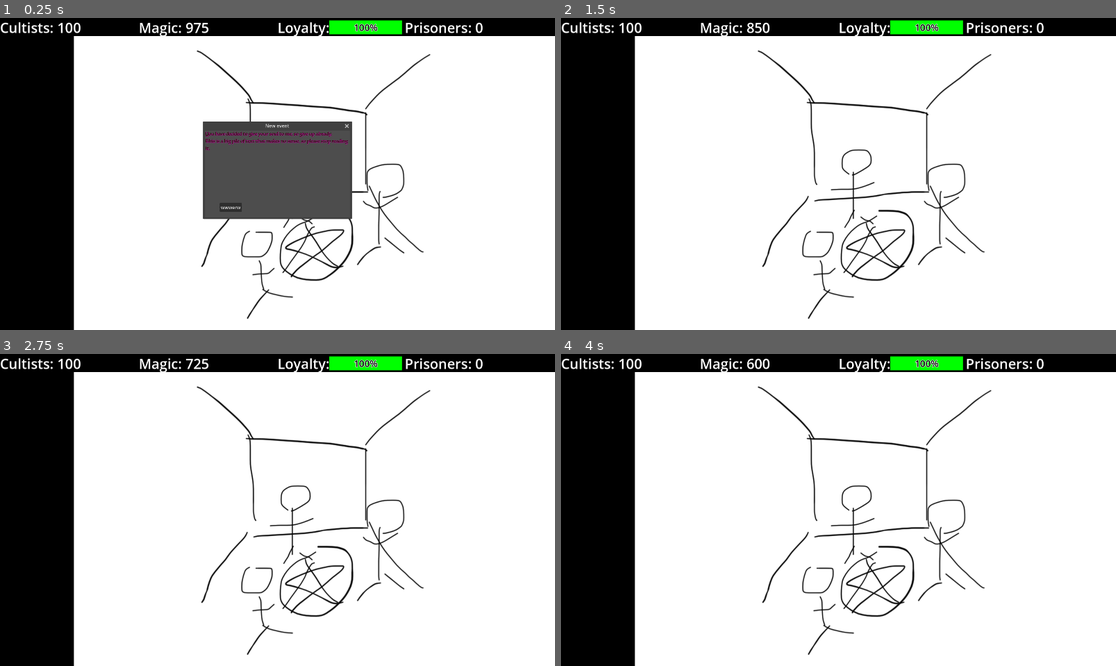
Above: before the commit, frames 1-4 (two rows, left to right).
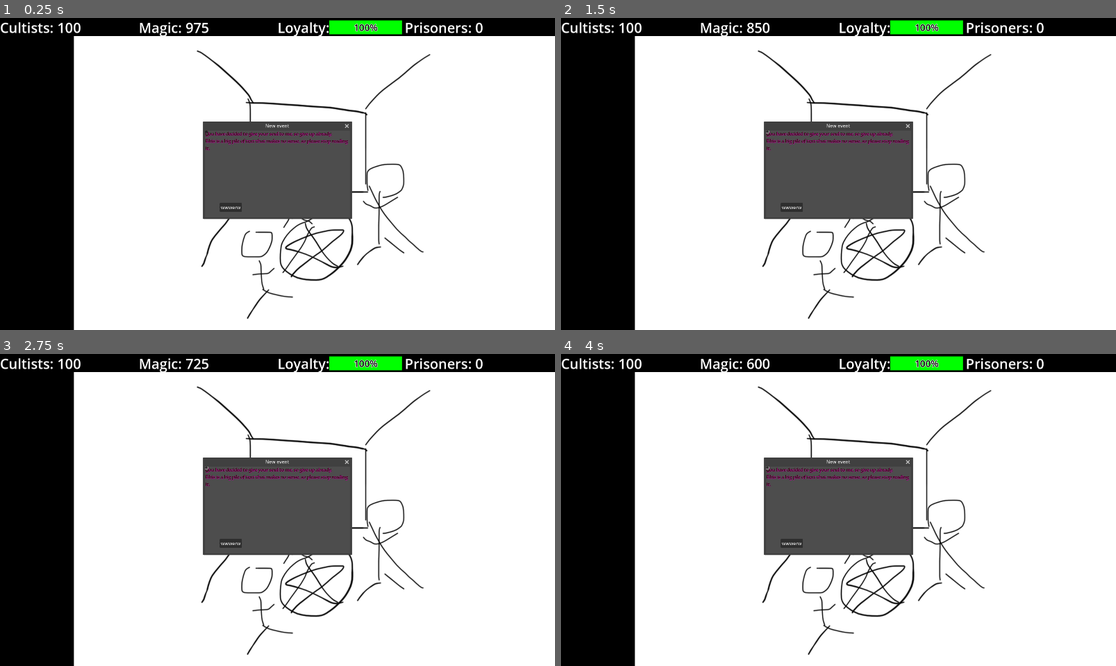
Above: after the commit, the same moments.

Repository: ShroomySquid/Ludum_Dare
Game: Godot game, scene res://node_2d.tscn
Two runs of this game, one before a commit and one after it. Both use one fixed random seed, a clock stepped at 60 frames per second and the inputs below.
Inputs (mouse positions are in pixels of both pictures, inside the frame that each line leads up to):
- Up to frame 1 (0.25 s): no input
- Up to frame 2 (1.5 s): click "wwwerw" at 0.5 s; click (766, 130) at 1.27 s
- Up to frame 3 (2.75 s): click (205, 466) at 2.02 s
- Up to frame 4 (4 s): click (794, 544) at 2.75 s, where only the run after the commit has a clickable "wwwerw"; click (766, 466) at 3.52 s

The runs differ from the first frame. In frame 1, less than 0.1% of the frame differs, in the area x 36-38%, y 36-37%; in frame 2, 8.4%, in the area x 36-64%, y 33-65%; in frame 3, 8.4%; in frame 4, 8.4%.

Commit message:
prep to merge

Diff:
--- a/ui_prototype/event_window.gd
+++ b/ui_prototype/event_popup/event_button1.gd
@@ -1,19 +1,20 @@
-extends Window
-signal alex
+extends Button
+signal b1_pressed
+
+
+
+
 
 # Called when the node enters the scene tree for the first time.
 func _ready():
-	#self.hide()
 	pass # Replace with function body.
+
+
+#func _on_Button_pressed():
+	#print("hello")
+	#pass
 
 
 # Called every frame. 'delta' is the elapsed time since the previous frame.
 func _process(delta):
 	pass
-
-
-func _on_event_first_button_pressed():
-	print("test")
-	self.hide()
-	alex.emit()
-	pass # Replace with function body.
--- a/ui_prototype/even_first_button.gd
+++ b/ui_prototype/event_popup/event_button2.gd
@@ -1,20 +1,11 @@
 extends Button
-signal william
-
-
-
-
+signal b2_pressed
 
 # Called when the node enters the scene tree for the first time.
 func _ready():
 	pass # Replace with function body.
 
 
-#func _on_Button_pressed():
-	#print("hello")
-	#pass
-
-
 # Called every frame. 'delta' is the elapsed time since the previous frame.
 func _process(delta):
 	pass
--- /dev/null
+++ b/ui_prototype/event_popup/event_window1.gd
@@ -0,0 +1,24 @@
+extends Window
+signal event_window_done
+
+# Called when the node enters the scene tree for the first time.
+func _ready():
+	#self.hide()
+	pass # Replace with function body.
+
+
+# Called every frame. 'delta' is the elapsed time since the previous frame.
+func _process(delta):
+	pass
+
+
+
+
+
+func _on_event_button_2_b_2_pressed():
+
+	pass # Replace with function body.
+
+
+func _on_event_button_1_b_1_pressed():
+	pass # Replace with function body.
--- a/ui_prototype/event_window.tscn
+++ b/ui_prototype/event_popup/event_window1.tscn
@@ -1,14 +1,15 @@
-[gd_scene load_steps=6 format=3 uid="uid://dtyp8htqy4fd2"]
+[gd_scene load_steps=7 format=3 uid="uid://dtyp8htqy4fd2"]
 
-[ext_resource type="Script" path="res://even_first_button.gd" id="1_5mu0g"]
-[ext_resource type="Script" path="res://event_window.gd" id="1_mxji7"]
+[ext_resource type="Script" path="res://event_popup/event_button1.gd" id="1_5mu0g"]
+[ext_resource type="Script" path="res://event_popup/event_window1.gd" id="1_mxji7"]
 [ext_resource type="FontFile" uid="uid://c84yhbqspx8e3" path="res://font/Luminari-Regular.ttf" id="2_xx7rv"]
+[ext_resource type="Script" path="res://event_popup/event_button2.gd" id="4_bigwu"]
 
 [sub_resource type="Theme" id="Theme_hsa87"]
 
 [sub_resource type="Theme" id="Theme_lswx8"]
 
-[node name="event_window" type="Window"]
+[node name="event_window1" type="Window"]
 title = "New event"
 initial_position = 1
 size = Vector2i(500, 300)
@@ -28,7 +29,7 @@
 it."
 justification_flags = 0
 
-[node name="event_first_button" type="Button" parent="."]
+[node name="event_button1" type="Button" parent="."]
 offset_left = 50.0
 offset_top = 250.0
 offset_right = 127.0
@@ -36,5 +37,14 @@
 text = "wwwerw"
 script = ExtResource("1_5mu0g")
 
-[connection signal="pressed" from="event_first_button" to="." method="_on_event_first_button_pressed"]
-[connection signal="pressed" from="event_first_button" to="event_first_button" method="_on_pressed"]
+[node name="event_button2" type="Button" parent="."]
+offset_right = 8.0
+offset_bottom = 8.0
+script = ExtResource("4_bigwu")
+
+[node name="event_button3" type="Button" parent="."]
+offset_right = 8.0
+offset_bottom = 8.0
+
+[connection signal="pressed" from="event_button1" to="." method="_on_event_first_button_pressed"]
+[connection signal="pressed" from="event_button1" to="event_button1" method="_on_pressed"]
--- a/ui_prototype/node_2d.tscn
+++ b/ui_prototype/node_2d.tscn
@@ -3,7 +3,7 @@
 [ext_resource type="Texture2D" uid="uid://b41stcd6g33mi" path="res://background.png" id="1_paqku"]
 [ext_resource type="PackedScene" uid="uid://dqh3trwm4smod" path="res://ui.tscn" id="2_iytib"]
 [ext_resource type="PackedScene" uid="uid://ci01t38757bvr" path="res://view.tscn" id="3_gmkf1"]
-[ext_resource type="PackedScene" uid="uid://dtyp8htqy4fd2" path="res://event_window.tscn" id="4_t7hkk"]
+[ext_resource type="PackedScene" uid="uid://dtyp8htqy4fd2" path="res://event_popup/event_window1.tscn" id="4_t7hkk"]
 
 [node name="Node2D" type="Node2D"]
 
@@ -17,4 +17,4 @@
 
 [node name="View" parent="." instance=ExtResource("3_gmkf1")]
 
-[node name="event_window" parent="." instance=ExtResource("4_t7hkk")]
+[node name="event_window1" parent="." instance=ExtResource("4_t7hkk")]
Not shown, changed: .DS_Store
Not shown, changed: ui_prototype/.DS_Store
